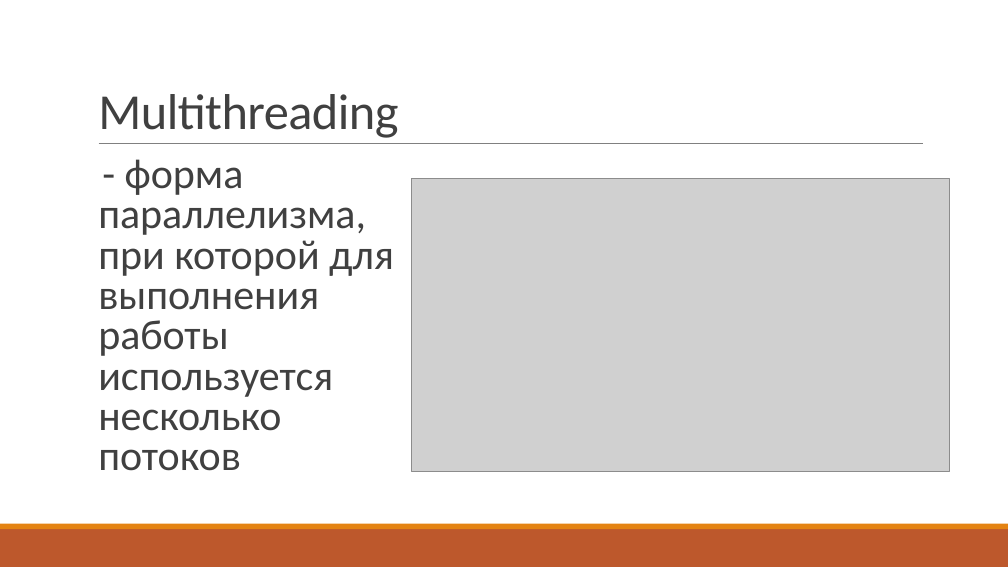
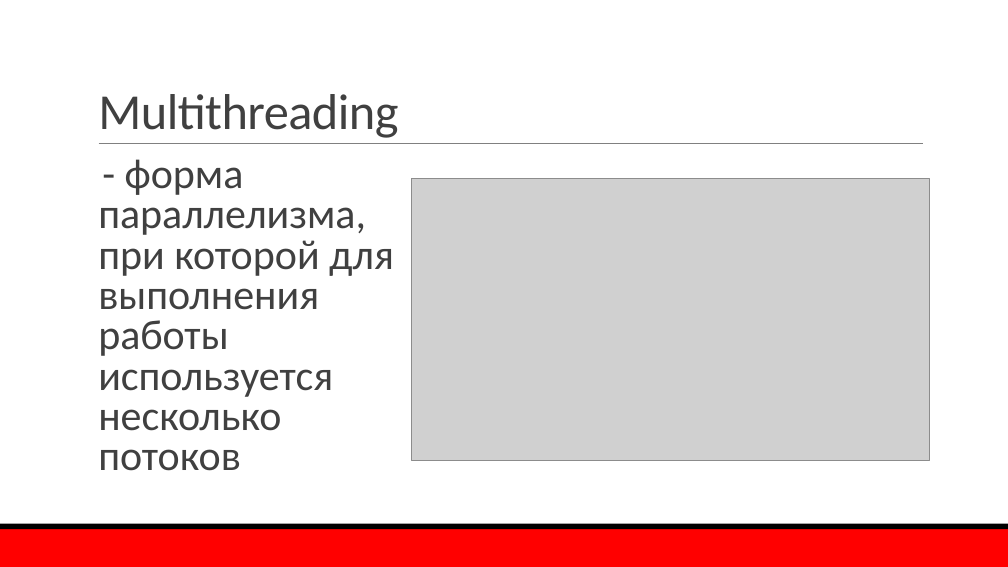
Before and after one commit to mao29/ConcurrencyCookBook, a slide deck: slide 5 of Presentation.pptx. Drawn at 1008x567 pixels with LibreOffice and Linux fonts; fonts in the diff are those of the drawing; grey boxes stand for pictures; background and template pictures are left out. Boxes give left, top, right and bottom in pixels: in the first picture for what was removed or moved away, otherwise in the second. Text is boxed around its words. In the diff, an @@ line names an element or a change of style, - is before the commit and + after.

Commit message:
DisConf style

```diff
--- a/Presentation.pptx
+++ b/Presentation.pptx
@@ text "- форма параллелизма, при которой ..." at bbox=[98, 159, 394, 471]: bullet colour #E48312 to #000000 @@
@@ picture: place and size @@
-picture at bbox=[411, 178, 949, 472]
+picture at bbox=[411, 178, 929, 461]
@@ rectangle at bbox=[0, 529, 1008, 567]: fill #BD582C to #FF0000 @@
@@ rectangle at bbox=[0, 524, 1008, 529]: fill #E48312 to #000000 @@
```
Also in this commit, not shown: 20 other slides changed.
